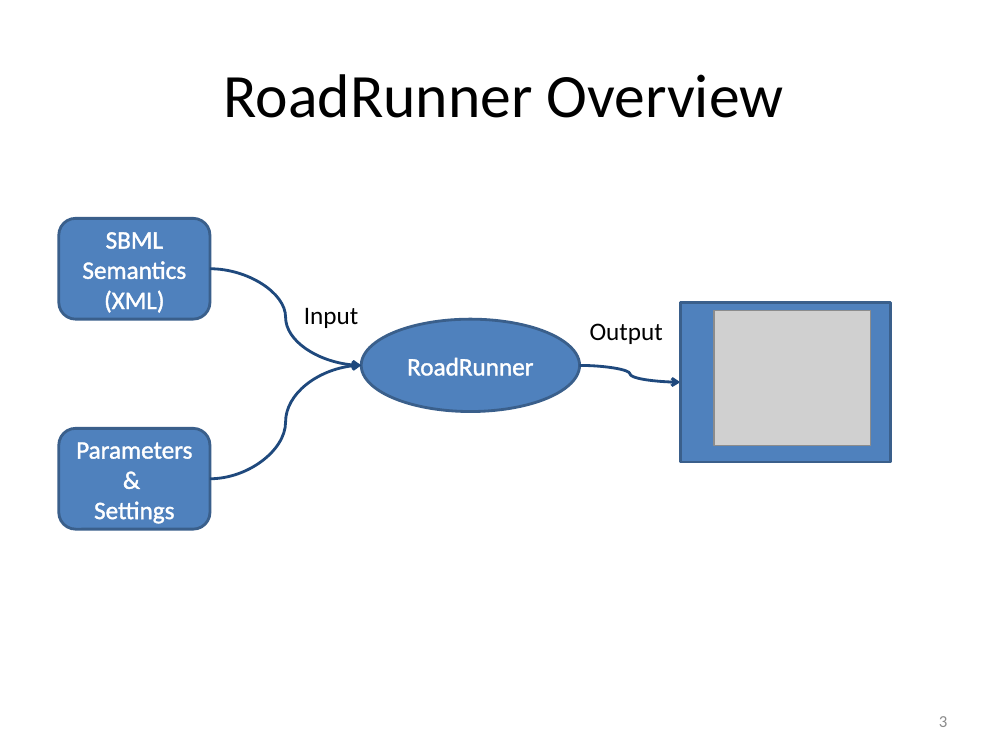
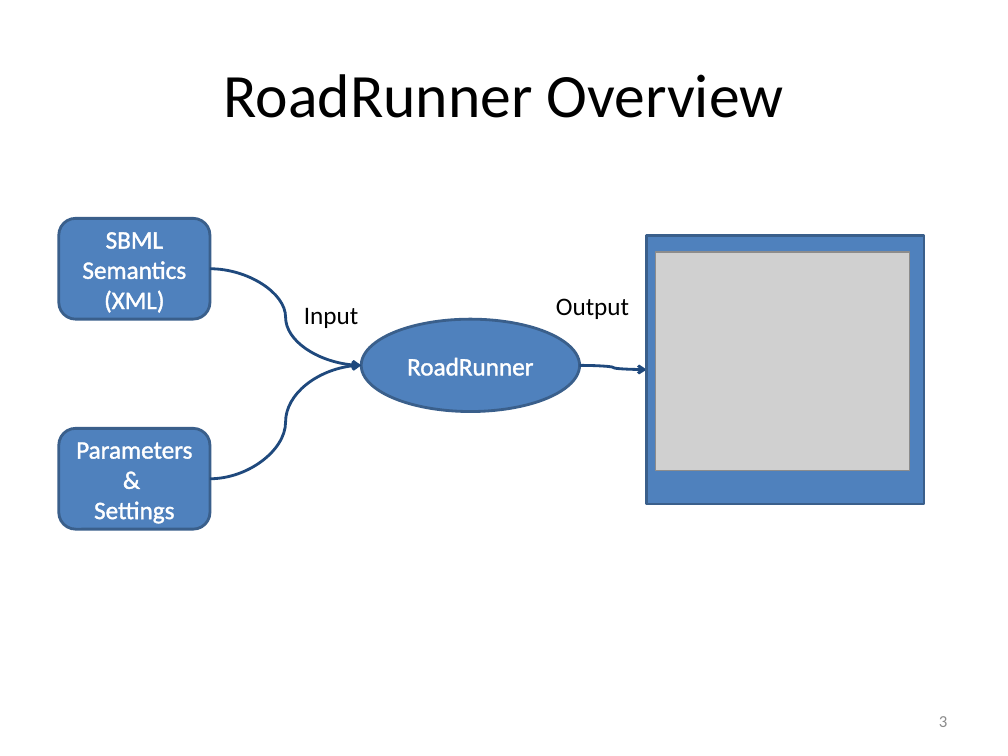
Before and after one commit to gregmedlock/roadrunnerwork, a slide deck: slide 3 of trunk/Docs/RoadRunnerPPT.pptx. Drawn at 1008x756 pixels with LibreOffice and Linux fonts; fonts in the diff are those of the drawing; grey boxes stand for pictures. Boxes give left, top, right and bottom in pixels: in the first picture for what was removed or moved away, otherwise in the second. Text is boxed around its words. In the diff, an @@ line names an element or a change of style, - is before the commit and + after.

```diff
--- a/trunk/Docs/RoadRunnerPPT.pptx
+++ b/trunk/Docs/RoadRunnerPPT.pptx
@@ rectangle: place and size @@
-rectangle at box(680, 302, 890, 462)
+rectangle at box(647, 235, 924, 504)
@@ picture: place and size @@
-picture at box(714, 310, 871, 445)
+picture at box(655, 252, 910, 471)
@@ text "Output": place and size @@
-text "Output" at box(590, 323, 663, 344)
+text "Output" at box(556, 298, 629, 319)
@@ curved arrow moved from (580, 365) - (680, 382) to (580, 365) - (647, 370) @@
```
Also in this commit, not shown: 15 other slides changed, 1 other file.
